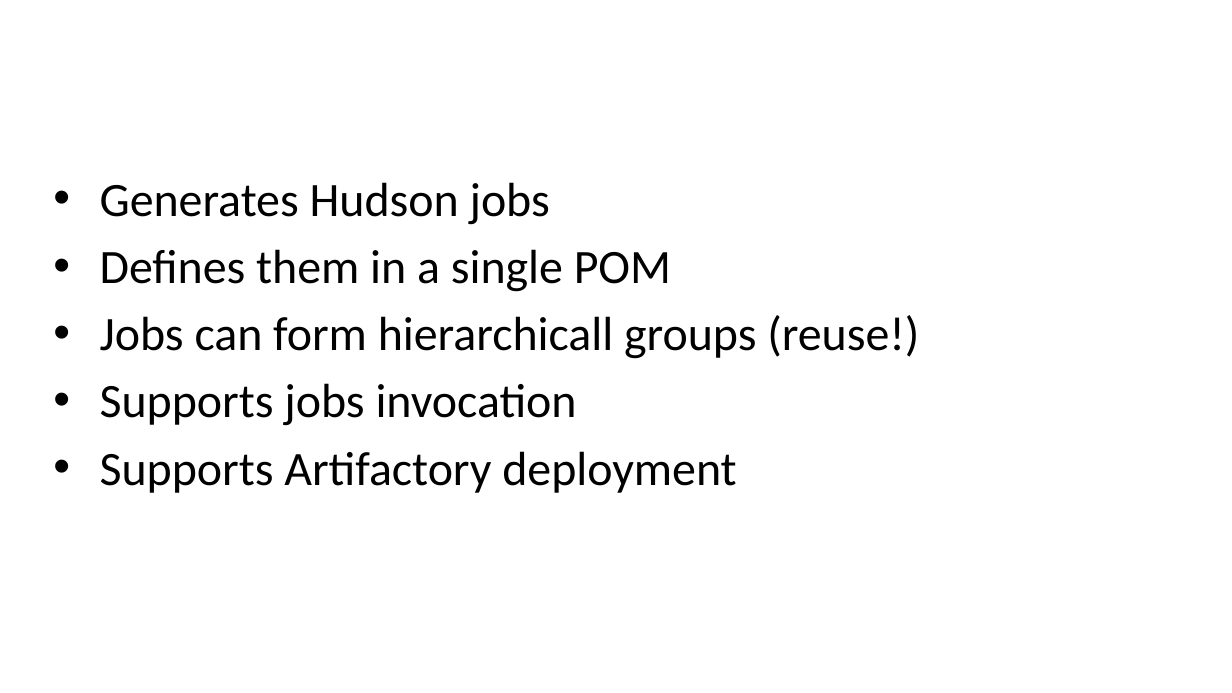
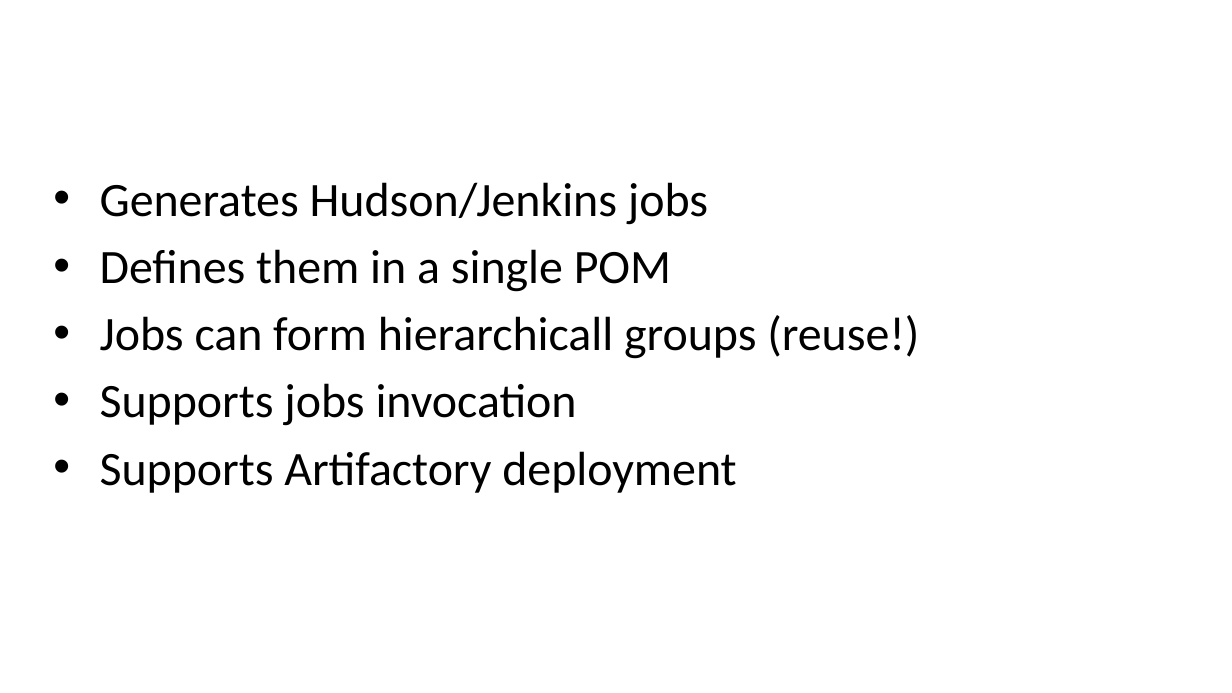
Before and after one commit to evgeny-goldin/maven-plugins, a slide deck: slide 56 of maven-plugins.pptx. Drawn at 1232x693 pixels with LibreOffice and Linux fonts; fonts in the diff are those of the drawing; background and template pictures are left out. Boxes give left, top, right and bottom in pixels: in the first picture for what was removed or moved away, otherwise in the second. Text is boxed around its words. In the diff, an @@ line names an element or a change of style, - is before the commit and + after.

Commit message:
Presentation update: Hudson => Jenkins

```diff
--- a/maven-plugins.pptx
+++ b/maven-plugins.pptx
@@ text at (100, 182, 708, 225): text changed @@
-• Generates Hudson jobs
+• Generates Hudson/Jenkins jobs
```
Also in this commit, not shown: 5 other slides changed.
